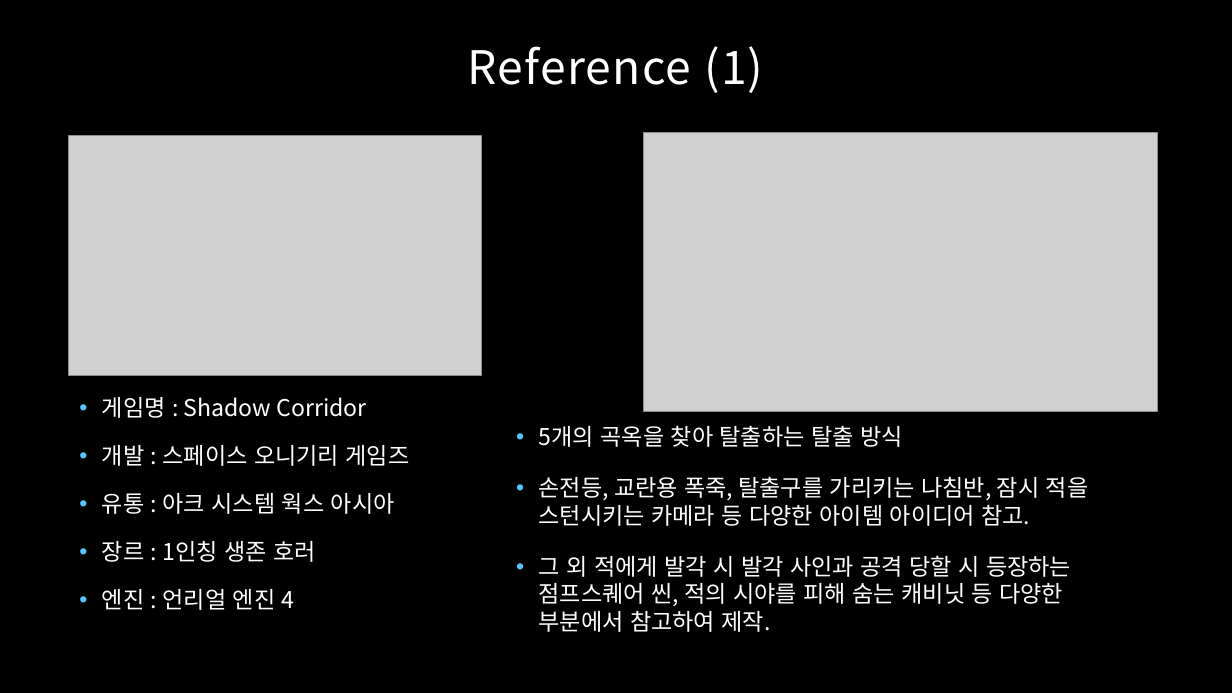
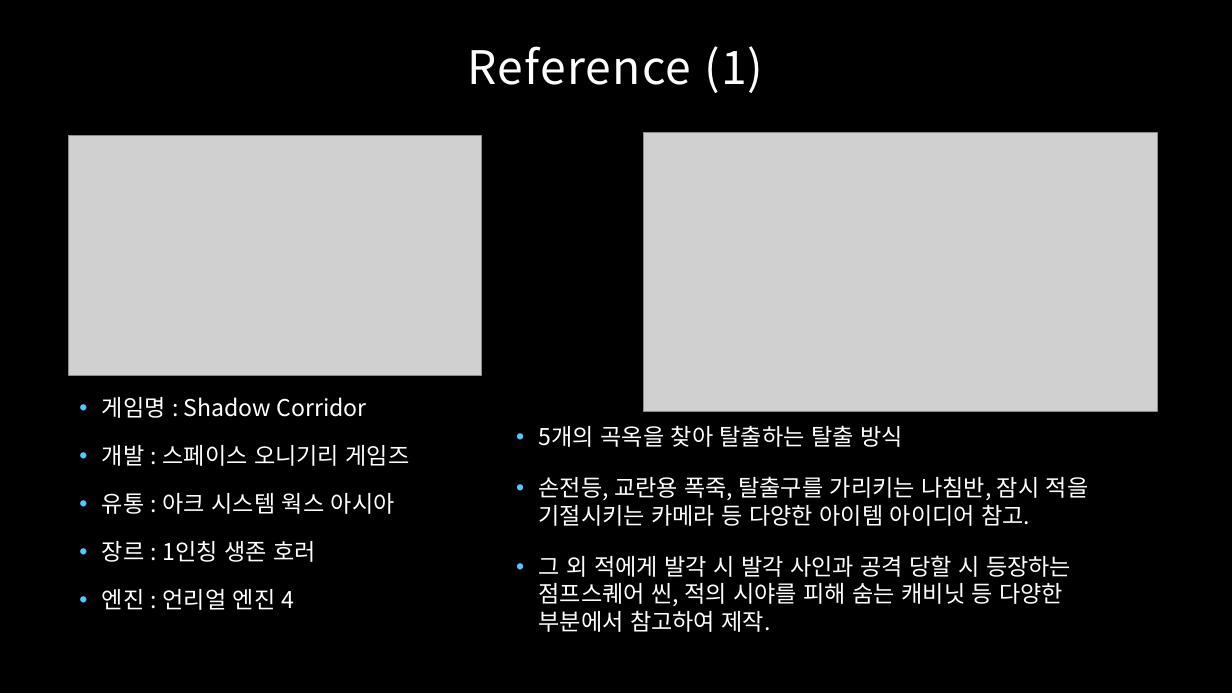
Before and after one commit to SoljikNim/MBC_DownThere, a slide deck: slide 5 of The Deep.pptx. Drawn at 1232x693 pixels with LibreOffice and Linux fonts; fonts in the diff are those of the drawing; grey boxes stand for pictures; background and template pictures are left out. Boxes give left, top, right and bottom in pixels: in the first picture for what was removed or moved away, otherwise in the second. Text is boxed around its words. In the diff, an @@ line names an element or a change of style, - is before the commit and + after.

```diff
--- a/The Deep.pptx
+++ b/The Deep.pptx
@@ text at (x1=539, y1=476, x2=1089, y2=526): text changed @@
-• 손전등, 교란용 폭죽, 탈출구를 가리키는 나침반, 잠시 적을 스턴시키는 카메라 등 다양한 아이템 아이디어 참고.
+• 손전등, 교란용 폭죽, 탈출구를 가리키는 나침반, 잠시 적을 기절시키는 카메라 등 다양한 아이템 아이디어 참고.
```
Also in this commit, not shown: 3 other slides changed, 4 slides added, 8 slides removed, 3 other files.
